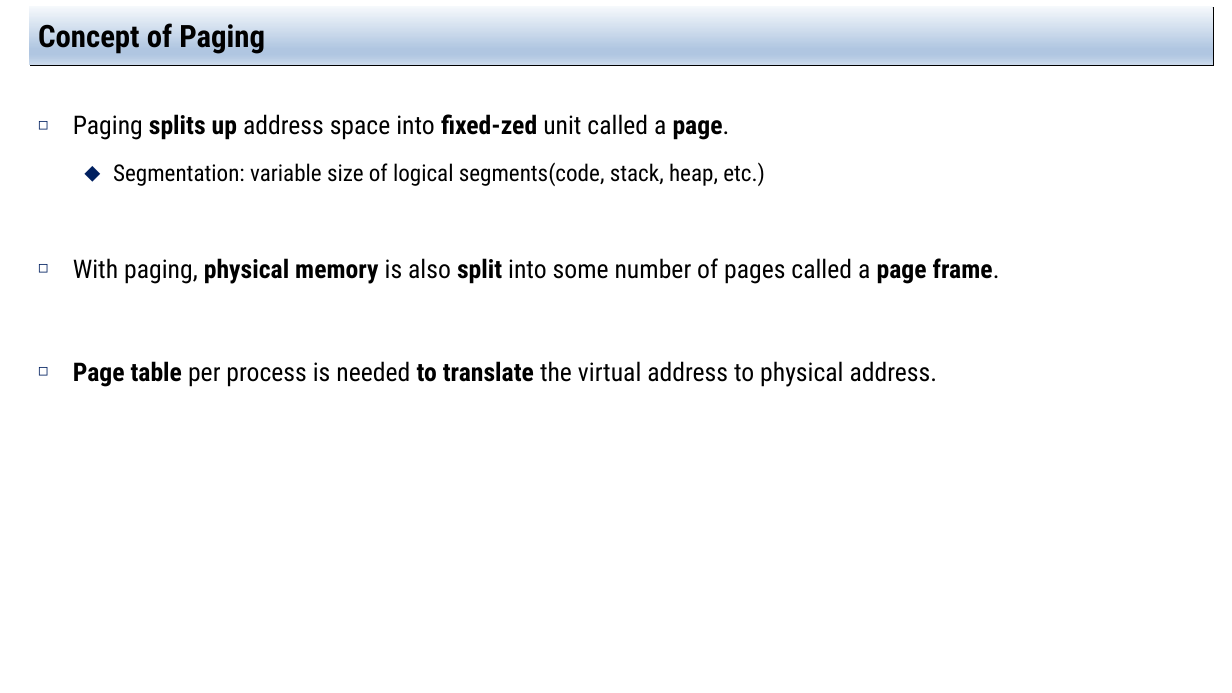
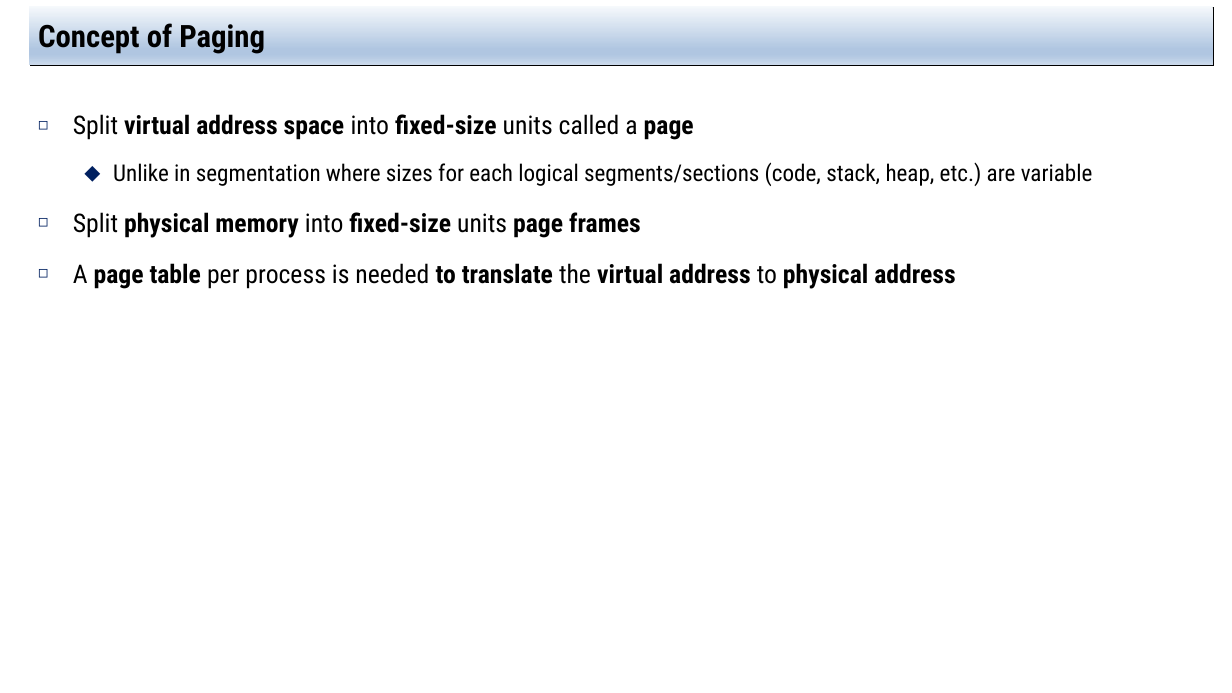
Before and after one commit to jachermocilla/extra-course-materials, a slide deck: slide 5 of cmsc125/ostep/slides/01.Virtualization/18.Paging_Introduction.pptx. Drawn at 1232x693 pixels with LibreOffice and Linux fonts; fonts in the diff are those of the drawing. Boxes give left, top, right and bottom in pixels: in the first picture for what was removed or moved away, otherwise in the second. Text is boxed around its words. In the diff, an @@ line names an element or a change of style, - is before the commit and + after.

```diff
--- a/cmsc125/ostep/slides/01.Virtualization/18.Paging_Introduction.pptx
+++ b/cmsc125/ostep/slides/01.Virtualization/18.Paging_Introduction.pptx
@@ text at <box>73,114,1093,289</box>: text changed @@
-◻ Paging splits up address space into fixed-zed unit called a page.
-  ⬥ Segmentation: variable size of logical segments(code, stack, heap, etc.)
-◻ With paging, physical memory is also split into some number of pages called a page frame.
-◻ Page table per process is needed to translate the virtual address to physical address.
+◻ Split virtual address space into fixed-size units called a page
+  ⬥ Unlike in segmentation where sizes for each logical segments/sections (code, stack, heap, etc.) are variable
+◻ Split physical memory into fixed-size units page frames
+◻ A page table per process is needed to translate the virtual address to physical address
```
Also in this commit, not shown: 7 other slides changed, 1 slide added, 5 other files.
